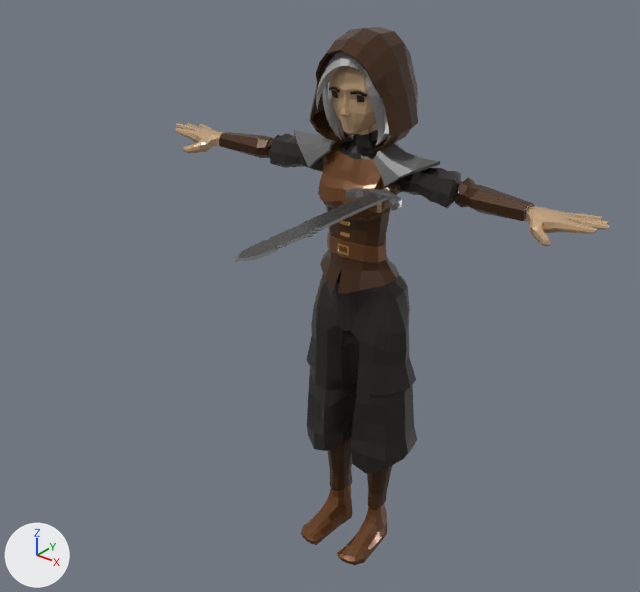
Before and after pictures for a commit that changed the glTF model public/models/characters/f_hooded.glb.
Before and after are seen from a camera (50 mm lens) standing at (1.59, -2.272, 2.309) and looking at (-0.006, -0.277, 1.072). Every picture has the same lights, and +X, +Y and +Z are marked at lower left. The older version comes first. Where no turn or scale is listed for an object, it has been applied to the vertices. Vertices at exactly the same position are counted once.

Names of what the first picture shows: 'Medieval_Body', 'Medieval_Feet', 'Medieval_Head', 'Medieval_Legs', 'Sword'.
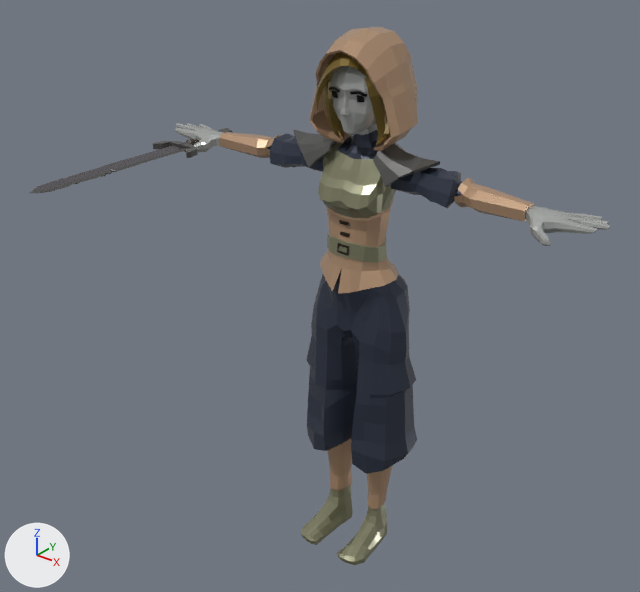
The newer file is also rescaled (x0.01), turned or shifted as a whole; pictures and numbers use the older file's frame.

What differs and where, as boxes [x1, y1, x2, y2] in the pictures (640 x 592 px):
'Sword', reshaped
    before: [234, 183, 403, 262]
    after: [30, 128, 232, 193]
part 1 of me_sword, deleted
    before: [234, 183, 403, 262]
part 2 of me_sword, added
    after: [30, 128, 232, 193]
part 3 of me_medieval_body, recoloured
    both: [267, 133, 462, 209]
part 4 of me_medieval_body, recoloured (brown to yellow)
    both: [318, 142, 391, 263]
part 5 of me_medieval_body, recoloured
    both: [219, 132, 534, 294]
part 6 of me_medieval_body, recoloured
    both: [175, 123, 611, 246]
part 7 of me_medieval_body, recoloured
    both: [337, 221, 350, 255]
part 8 of me_medieval_body, recoloured
    both: [294, 130, 440, 187]
part 9 of me_medieval_feet, recoloured (brown to yellow)
    both: [301, 485, 387, 565]
part 10 of me_medieval_feet, recoloured (lighter)
    both: [328, 439, 393, 510]
part 11 of me_medieval_head, recoloured
    both: [353, 130, 378, 142]
part 12 of me_medieval_head, recoloured (lighter)
    both: [310, 27, 418, 151]
part 13 of me_medieval_head, recoloured
    both: [329, 66, 378, 135]
part 14 of me_medieval_head, recoloured (grey to brown)
    both: [316, 52, 391, 145]
part 15 of me_medieval_head, recoloured
    both: [329, 87, 367, 102]
part 16 of me_medieval_legs, recoloured
    both: [307, 268, 417, 474]

Edits to the bpy script that builds the scene:
```text
Change me_sword:
    remove me_sword.from_pydata(...)  # 438 vertices, 872 faces; spans x -0.091..0.091, y -0.736..0.13, z -0.021..0.021
    remove me_sword.materials.append(mat_metal)  # grey #737373
    remove me_sword.materials.append(mat_brown2)  # brown #5c4e32
    remove me_sword.materials.append(mat_metal_dark)  # dark grey #4f504f
    add me_sword.from_pydata(...)  # 438 vertices, 872 faces; spans x -0.931..-0.749, y -0.748..0.118, z -0.021..0.02
    me_sword part 1: 438 vertices removed from x -0.091..0.091, y -0.736..0.13, z -0.021..0.021
    me_sword part 2: 438 vertices added at x -0.931..-0.749, y -0.748..0.118, z -0.021..0.02
    add me_sword.materials.append(mat_palettematerial001)  # picture img_palettebasecolor
Change me_medieval_body:
    where me_medieval_body.from_pydata(...)  # 1627 vertices, 3214 faces; spans x -0.82..0.82, y -0.21..0.05, z 1.06..1.55
    me_medieval_body part 3: 410 faces spanning x -0.4..0.4, y -0.12..0.01, z 1.38..1.54 switch from mat_black (dark grey #312e2b) to mat_palettematerial001 (picture img_palettebasecolor)
    me_medieval_body part 4: 268 faces spanning x -0.13..0.13, y -0.19..0.02, z 1.16..1.51 switch from mat_lightbrown (brown #6e4624) to mat_palettematerial001 (picture img_palettebasecolor)
    me_medieval_body part 5: 388 faces spanning x -0.59..0.59, y -0.21..0.05, z 1.06..1.49 switch from mat_darkbrown (brown #492e18) to mat_palettematerial001 (picture img_palettebasecolor)
    me_medieval_body part 6: 1829 faces spanning x -0.82..0.82, y -0.19..-0.02, z 1.39..1.47 switch from mat_skin (beige #cead86) to mat_palettematerial001 (picture img_palettebasecolor)
    me_medieval_body part 7: 68 faces spanning x -0.02..0.02, y -0.17..-0.15, z 1.18..1.29 switch from mat_gold (brown #af8749) to mat_palettematerial001 (picture img_palettebasecolor)
    me_medieval_body part 8: 224 faces spanning x -0.28..0.28, y -0.16..0.02, z 1.44..1.55 switch from mat_metal (grey #737373) to mat_palettematerial001 (picture img_palettebasecolor)
Change me_medieval_feet:
    where me_medieval_feet.from_pydata(...)  # 296 vertices, 570 faces; spans x -0.147..0.147, y -0.255..0.015, z 0.0..0.458
    me_medieval_feet part 9: 390 faces spanning x -0.145..0.145, y -0.255..-0.001, z 0.0..0.15 switch from mat_lightbrown (brown #6e4624) to mat_palettematerial001 (picture img_palettebasecolor)
    me_medieval_feet part 10: 180 faces spanning x -0.147..0.147, y -0.108..0.015, z 0.145..0.458 switch from mat_darkbrown (brown #492e18) to mat_palettematerial001 (picture img_palettebasecolor)
Change me_medieval_head:
    where me_medieval_head.from_pydata(...)  # 1063 vertices, 2022 faces; spans x -0.172..0.172, y -0.193..0.12, z 1.521..1.877
    me_medieval_head part 11: 32 faces spanning x -0.038..0.038, y -0.089..-0.012, z 1.538..1.571 switch from mat_black (dark grey #312e2b) to mat_palettematerial001 (picture img_palettebasecolor)
    me_medieval_head part 12: 552 faces spanning x -0.172..0.172, y -0.19..0.12, z 1.521..1.877 switch from mat_darkbrown (brown #492e18) to mat_palettematerial001 (picture img_palettebasecolor)
    me_medieval_head part 13: 302 faces spanning x -0.093..0.093, y -0.177..0.046, z 1.559..1.789 switch from mat_skin (beige #cead86) to mat_palettematerial001 (picture img_palettebasecolor)
    me_medieval_head part 14: 1072 faces spanning x -0.118..0.115, y -0.193..0.052, z 1.531..1.843 switch from mat_white (grey #b4b4b4) to mat_palettematerial001 (picture img_palettebasecolor)
    me_medieval_head part 15: 64 faces spanning x -0.072..0.072, y -0.171..-0.132, z 1.678..1.714 switch from mat_brown (brown #31251c) to mat_palettematerial001 (picture img_palettebasecolor)
Change me_medieval_legs:
    where me_medieval_legs.from_pydata(...)  # 307 vertices, 598 faces; spans x -0.223..0.223, y -0.186..0.06, z 0.345..1.137
    me_medieval_legs part 16: 598 faces spanning x -0.223..0.223, y -0.186..0.06, z 0.345..1.137 switch from mat_black (dark grey #312e2b) to mat_palettematerial001 (picture img_palettebasecolor)
```
